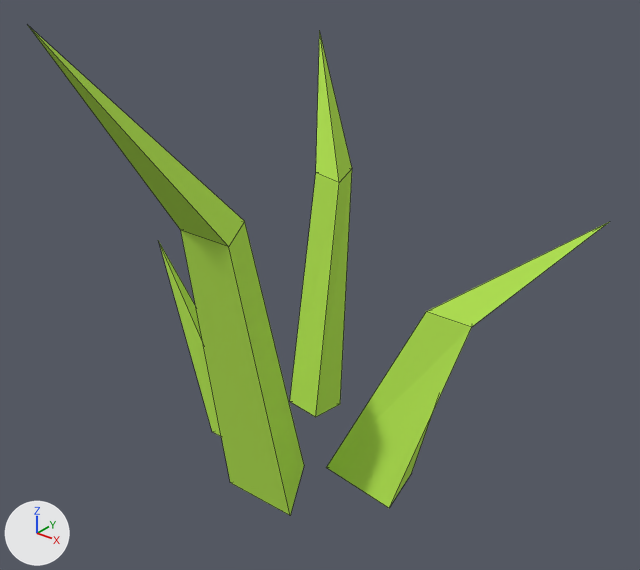
A saved change to the Blender file SourceArt/Grass.blend.
Before and after are seen from a camera (50 mm lens) standing at (0.1272, -0.164, 0.1873) and looking at (0.0099, -0.0175, 0.0964). Arrows for +X, +Y and +Z are at lower left; the lights stay in place. Mesh edges are drawn as thin lines.
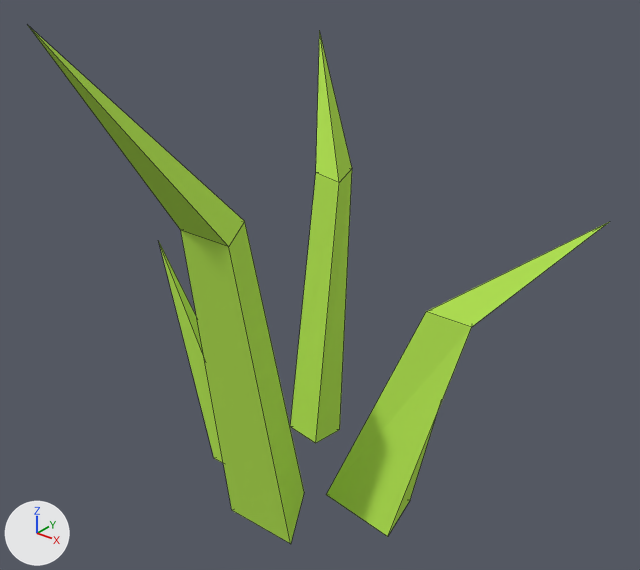
The newer file is also rescaled (x8.41), turned or shifted as a whole; pictures and numbers use the older file's frame.

The edits, one by one:
me_cylinder_001 has 25 vertices, 24 faces and spans x -0.0442..0.0653, y -0.0566..0.049, z 0.0381..0.1604.
me_cylinder_001 is used by ob_cylinder_001; location (0.0, -0.0143, 0.0).
me_cylinder_001 part 1: all 12 vertices in x -0.0266..0.0308, y -0.0175..0.0287, z 0.0381..0.0414 are moved by (0.0, 0.0, -0.0091).

Where the change shows, as pixel boxes [x1, y1, x2, y2] in the pictures (640 x 570 px; the box of a moved part takes in the faces that stretch with it):
'Cylinder.001', reshaped
    before: [28, 26, 609, 515]
    after: [28, 26, 609, 544]
part 1 of me_cylinder_001, moved or reshaped
    before: [161, 186, 470, 515]
    after: [161, 186, 470, 544]
